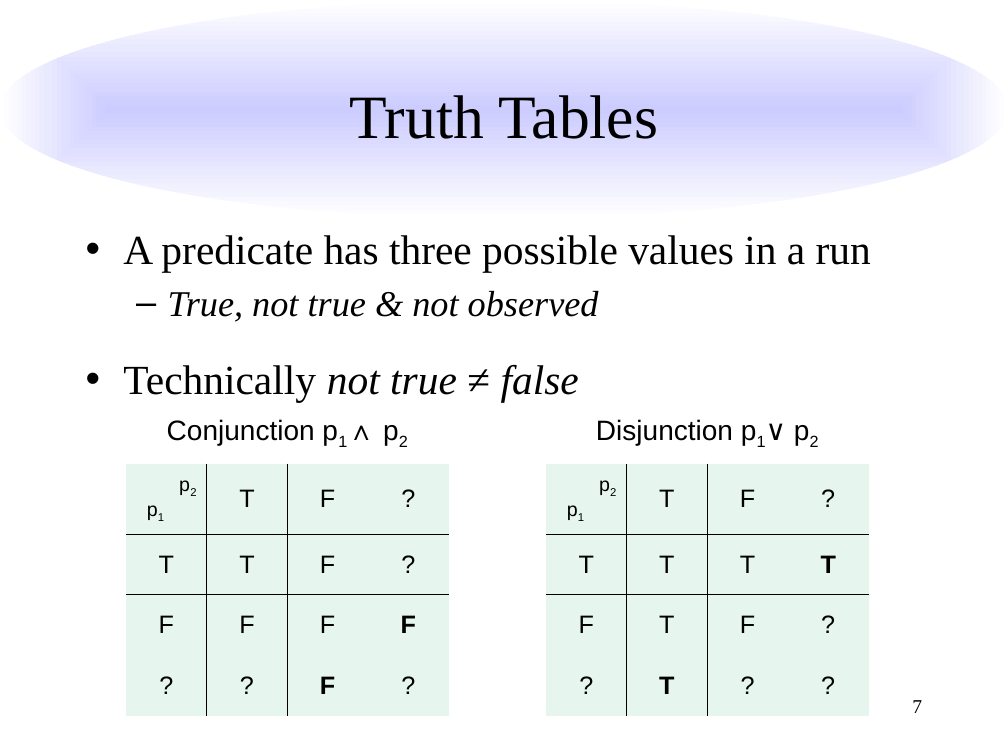
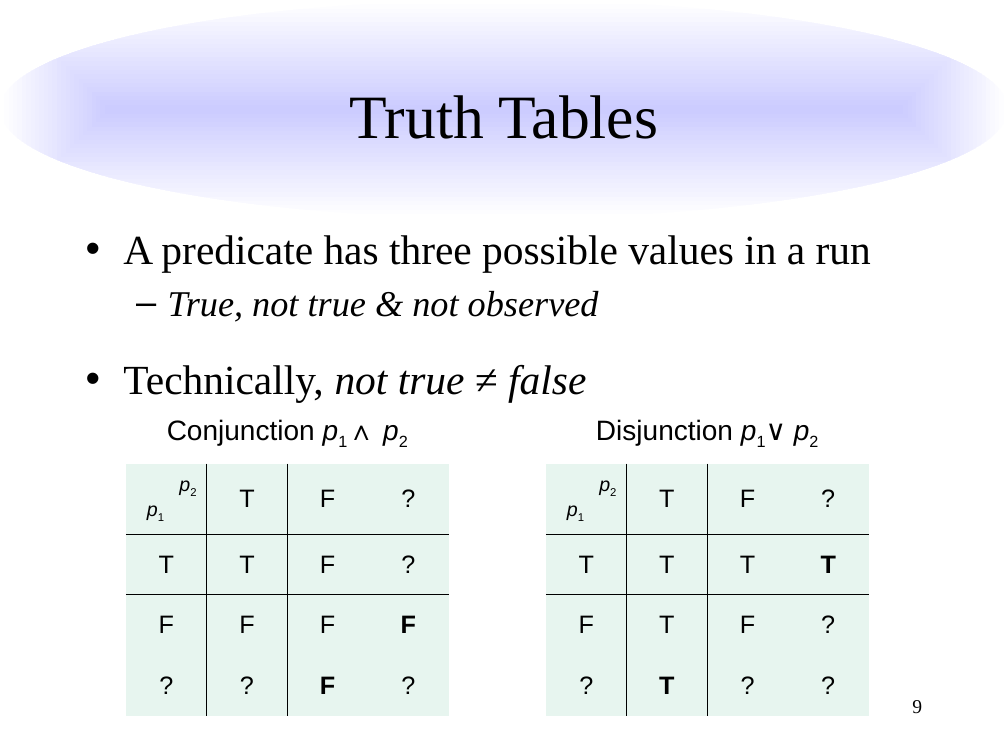
Before and after one commit to liblit/cbiexp, a slide deck: slide 9 of issta-2007/talk/issta-2007.pptx (slide 7 before the commit). Drawn at 1008x756 pixels with LibreOffice and Linux fonts; fonts in the diff are those of the drawing. Boxes give left, top, right and bottom in pixels: in the first picture for what was removed or moved away, otherwise in the second. Text is boxed around its words. In the diff, an @@ line names an element or a change of style, - is before the commit and + after.

```diff
--- a/issta-2007/talk/issta-2007.pptx
+++ b/issta-2007/talk/issta-2007.pptx
@@ text at (123, 365, 586, 402): text changed @@
-• Technically not true ≠ false
+• Technically, not true ≠ false
@@ table at (126, 403, 449, 716) @@
@@ italic on in "p1∧ p2", "p2", "p1" @@
@@ table at (546, 403, 869, 716) @@
@@ italic on in "p1∨ p2", "p2", "p1" @@
@@ page number at (912, 700, 922, 714): text changed @@
-7
+9
```
Also in this commit, not shown: 15 other slides changed.
